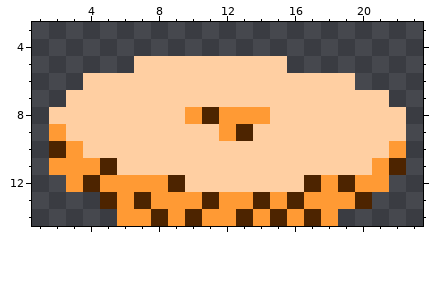
Pixel-art sprite -- src/img/bagel_poppyseed.png. The picture above was drawn from the file before the commit.
The file is 25x15 pixels. Shown: x 1..23, y 3..14.
The same view after the edit:
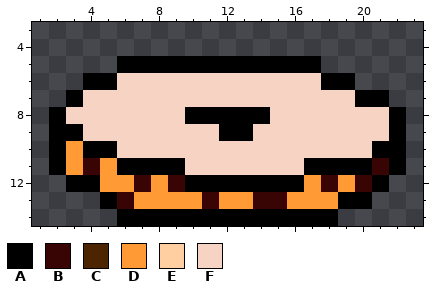
Palette (. is transparent): A #000000  B #380404  C #4d2400  D #ff9a34  E #ffcfa2  F #f7d3c3
Changes in this commit:
@@ x 1..23 @@
  4 .......................
- 5 ......EEEEEEEEE........
- 6 ...EEEEEEEEEEEEEEEE....
- 7 ..EEEEEEEEEEEEEEEEEEE..
- 8 .EEEEEEEEDCDDDEEEEEEEE.
- 9 .DEEEEEEEEEDCEEEEEEEEE.
-10 .CDEEEEEEEEEEEEEEEEEED.
-11 .DDDCEEEEEEEEEEEEEEEDC.
-12 ..DCDDDDCEEEEEEECDCDD..
-13 ....CDCDDDCDDCDCDDDC...
-14 .....DDCDCDDCDCDCD.....
+ 5 .....AAAAAAAAAAAA......
+ 6 ...AAFFFFFFFFFFFFAA....
+ 7 ..AFFFFFFFFFFFFFFFFAA..
+ 8 .AFFFFFFFAAAAAFFFFFFFA.
+ 9 .AAFFFFFFFFAAFFFFFFFFA.
+10 .ADAAFFFFFFFFFFFFFFFAA.
+11 .ADBDAAAAFFFFFFFAAAABA.
+12 ..AADDBDBAAAAAAADBDBA..
+13 ....ABDDDDBDDBBDDDAA...
+14 .....AAAAAAAAAAAAA.....
Changed places in both pictures, as pixel boxes (x1, y1, x2, y2):
changed: (49, 56, 406, 226)
